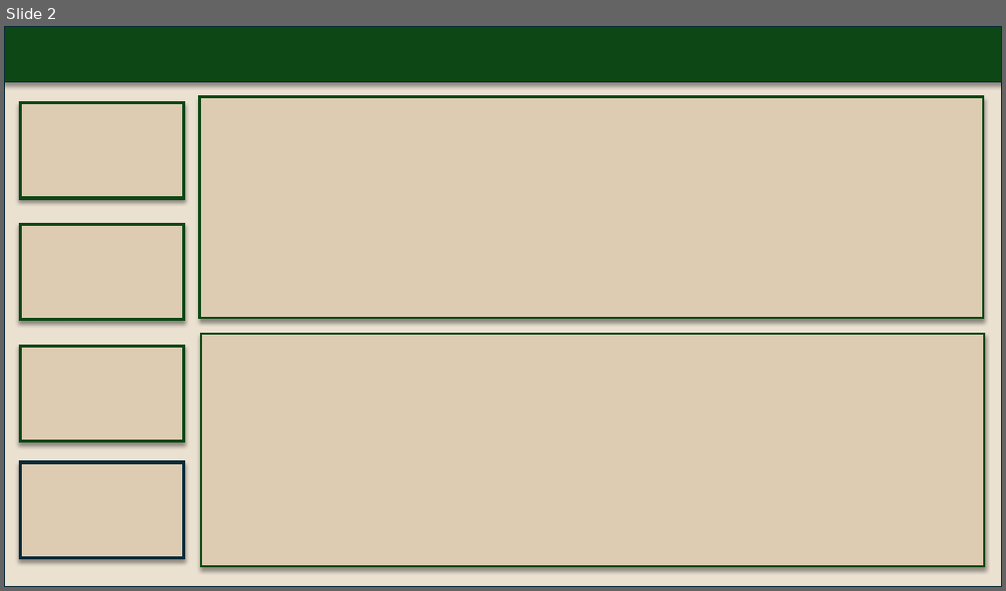
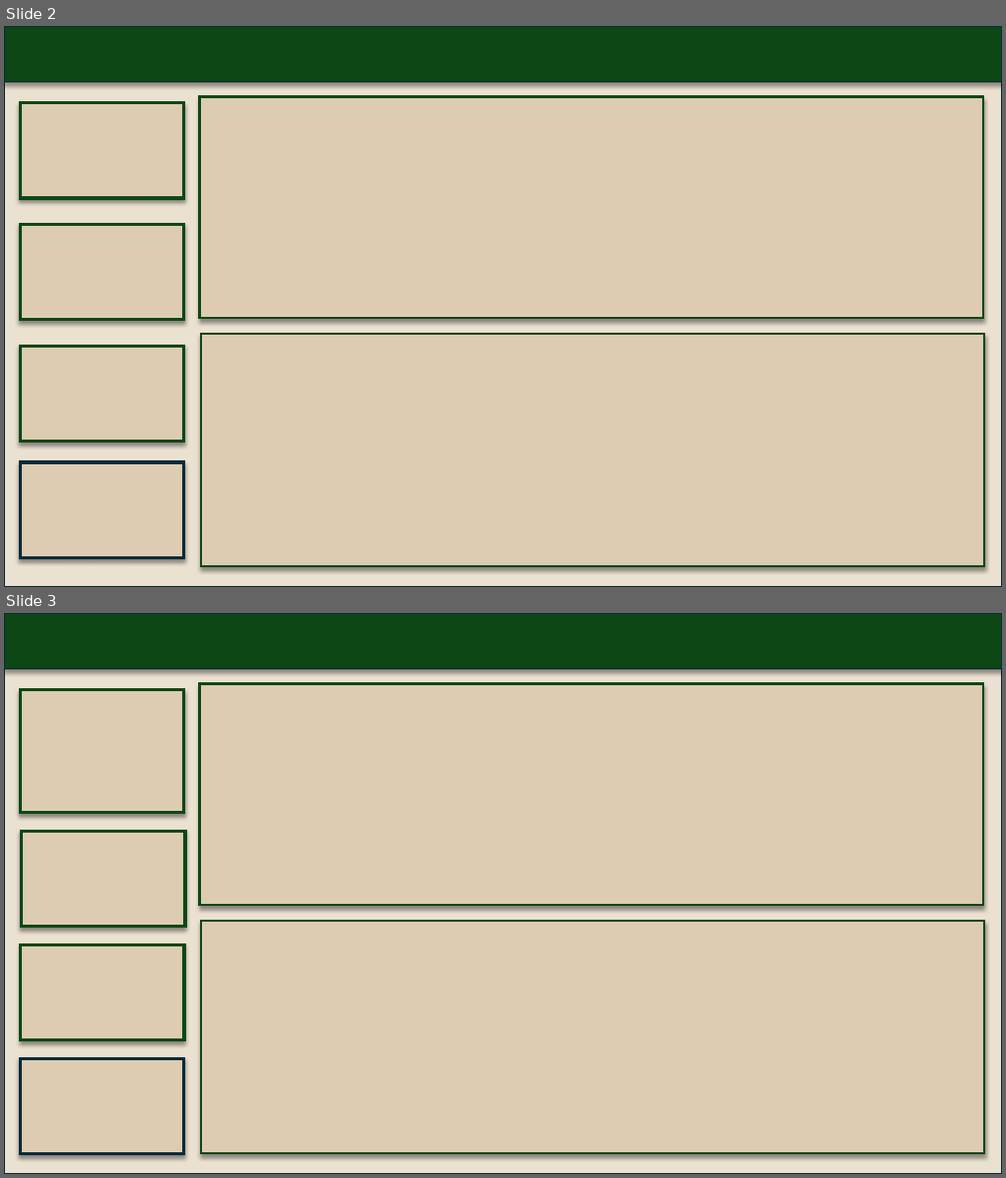
Before and after one commit to Ben-Joan/Wolf-Co-Manufacturing-Downtime, a slide deck: Images/Presentation.pptx. Shown one above the other, each under a label of ours: slide 2 before the commit, slides 2 and 3 after it. The pictures are 1006x591 and 1006x1178 pixels, drawn with LibreOffice and Linux fonts; fonts in the diff are those of the drawing. Boxes give left, top, right and bottom in pixels: in the first picture for what was removed or moved away, otherwise in the second. Text is boxed around its words. In the diff, an @@ line names an element or a change of style, - is before the commit and + after.

```diff
--- a/Images/Presentation.pptx
+++ b/Images/Presentation.pptx
@@ slide 3 added at (4,613,1002,1174), background #FFFFFF @@
@@ rectangle added at (4,613,1002,1174), fill #EBE1D1, outline #092A39 1.5 pt @@
@@ rectangle added at (4,613,1002,669), fill #0D4715, outline #092A39 1.5 pt @@
@@ rectangle added at (20,690,183,812), fill #DDCCB1, outline #0D4715 3 pt @@
@@ rectangle added at (199,684,983,905), fill #DDCCB1, outline #0D4715 2.25 pt @@
@@ rectangle added at (22,831,186,926), fill #DDCCB1, outline #0D4715 3 pt @@
@@ rectangle added at (201,922,985,1155), fill #DDCCB1, outline #0D4715 2.25 pt @@
@@ rectangle added at (21,945,184,1040), fill #DDCCB1, outline #0D4715 3 pt @@
@@ rectangle added at (20,1059,183,1154), fill #DDCCB1, outline #092A39 3 pt @@
```
Also in this commit, not shown: 1 other file.
